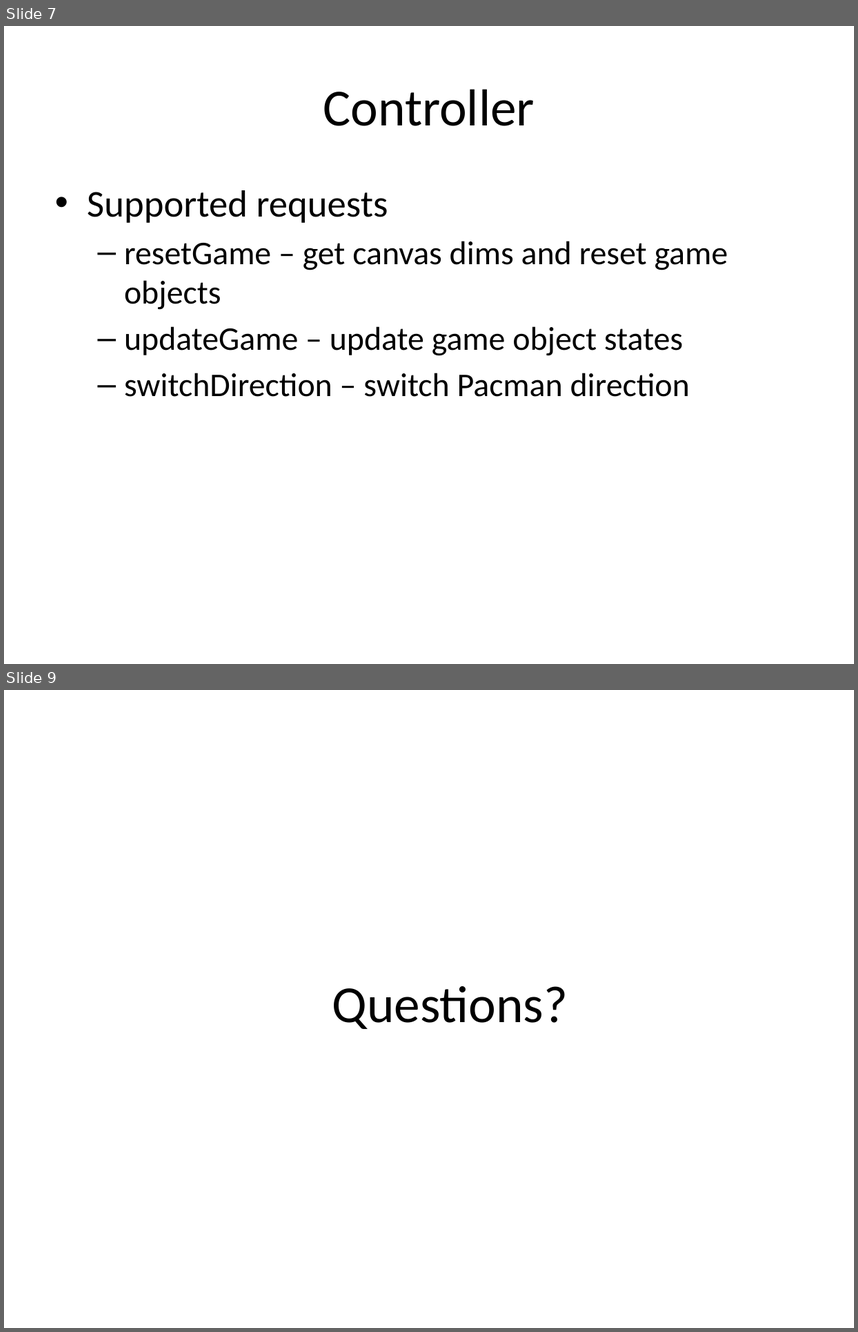
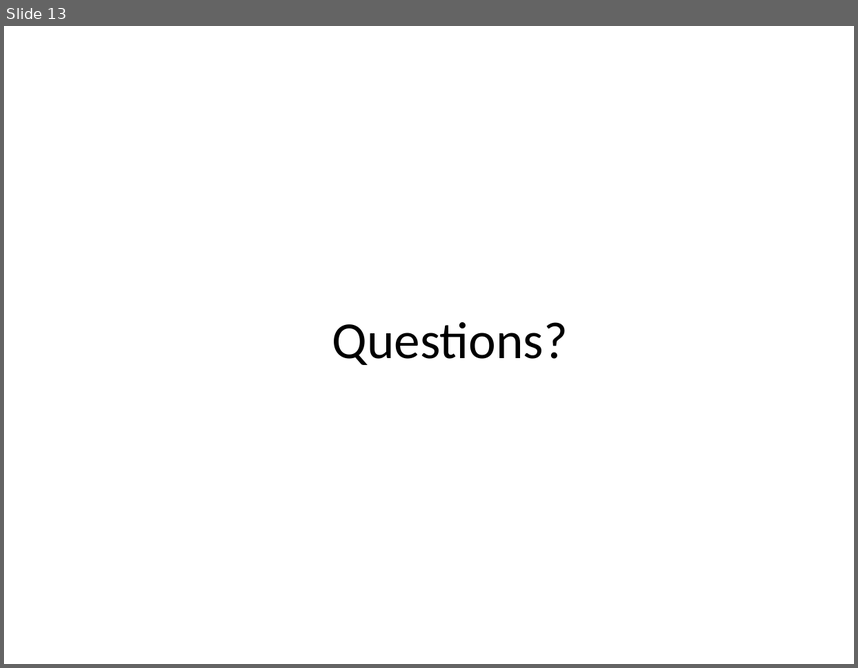
Before and after one commit to 11manu96/comp504-H7, a slide deck: src/main/resources/hw7_presentation.pptx. Shown one above the other, each under a label of ours: slides 7 and 9 before the commit, slide 13 after it; the slides between them are not shown. The pictures are 858x1332 and 858x668 pixels, drawn with LibreOffice and Linux fonts; fonts in the diff are those of the drawing. Boxes give left, top, right and bottom in pixels: in the first picture for what was removed or moved away, otherwise in the second. Text is boxed around its words. In the diff, an @@ line names an element or a change of style, - is before the commit and + after.

```diff
--- a/src/main/resources/hw7_presentation.pptx
+++ b/src/main/resources/hw7_presentation.pptx
@@ slide 7 removed at [4,26,854,664], background #FFFFFF @@
@@ title removed at [323,89,535,126] @@
-Controller
@@ text removed at [87,190,728,397] @@
-• Supported requests
-  – resetGame – get canvas dims and reset game objects
-  – updateGame – update game object states
-  – switchDirection – switch Pacman direction
@@ what was slide 9 is now slide 13 @@
```
Also in this commit, not shown: 2 slides changed, 7 slides added, 8 other slides removed.
